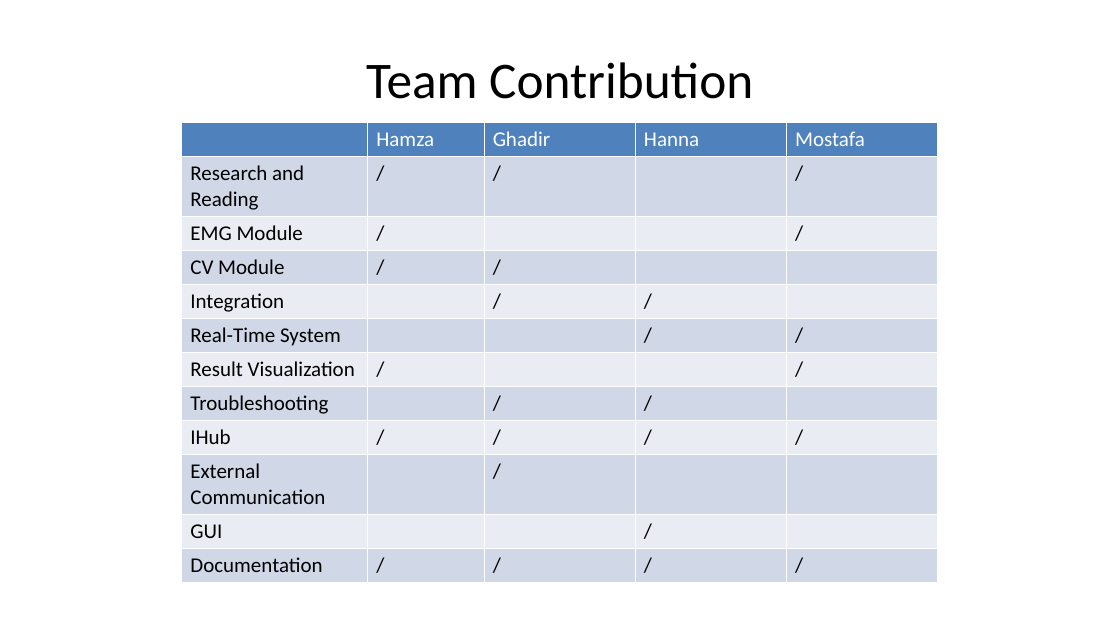
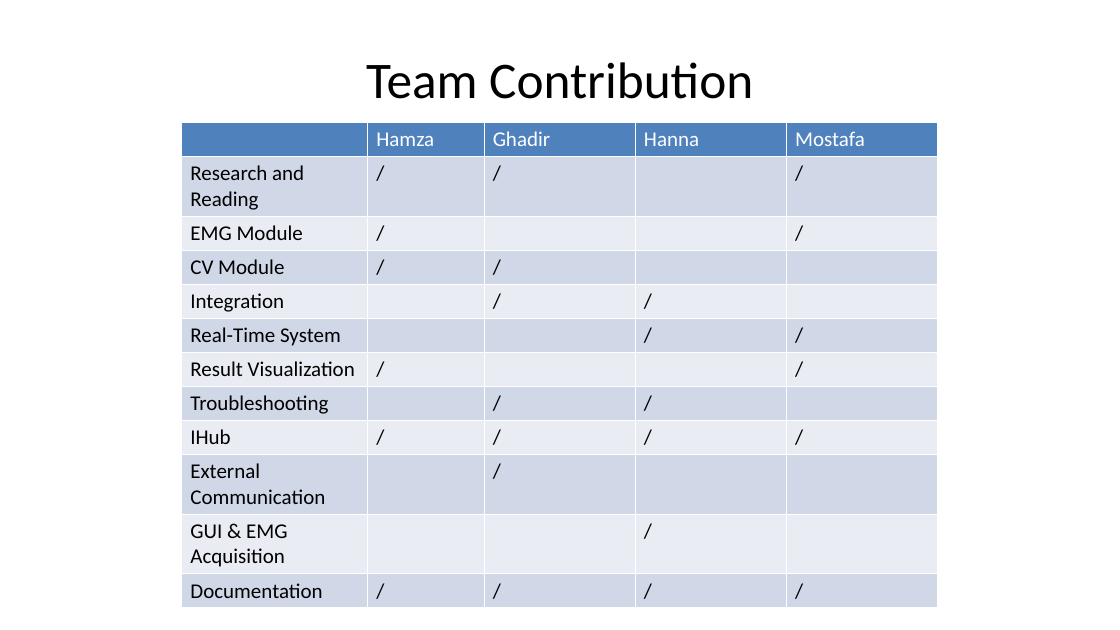
Before and after one commit to hananabilabd/Computer-Vision-and-Neural-Machine-Interface-for-Upper-Limb-Prostheses, a slide deck: slide 30 of GP_presentation.pptx (slide 31 before the commit). Drawn at 1120x630 pixels with LibreOffice and Linux fonts; fonts in the diff are those of the drawing. Boxes give left, top, right and bottom in pixels: in the first picture for what was removed or moved away, otherwise in the second. Text is boxed around its words. In the diff, an @@ line names an element or a change of style, - is before the commit and + after.

```diff
--- a/GP_presentation.pptx
+++ b/GP_presentation.pptx
@@ table at [182,123,939,606] @@
-row 11, column 1: GUI
+row 11, column 1: GUI & EMG Acquisition
```
Also in this commit, not shown: 2 other slides changed, 1 slide added, 2 slides removed, 18 other files.
